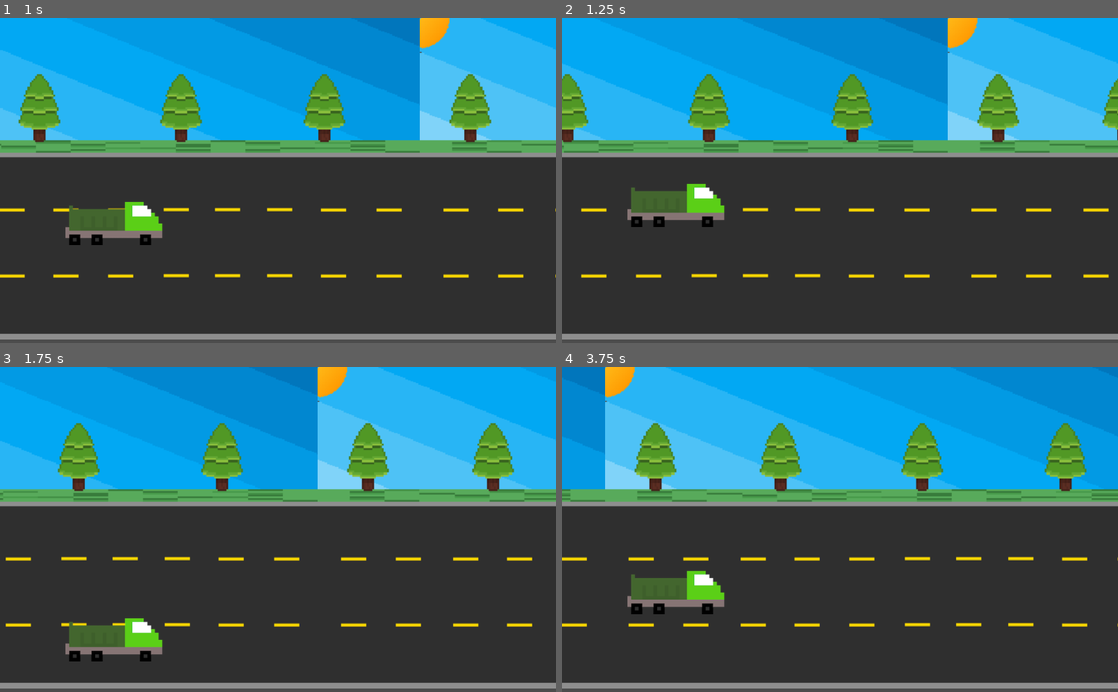
Above: before the commit, frames 1-4 (two rows, left to right).
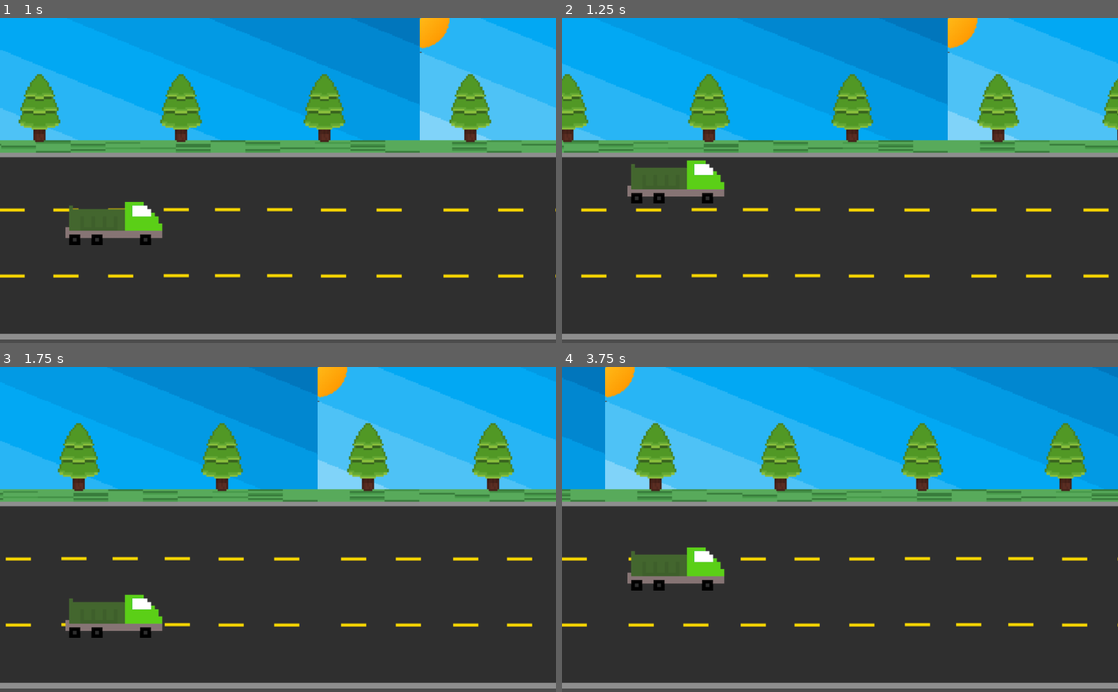
Above: after the commit, the same moments.

Repository: 2023M1T6-Inteli/grupo1
Game: Godot game, scene res://NodeRoad.tscn
Two runs of this game, one before a commit and one after it. Both use one fixed random seed, a clock stepped at 60 frames per second and the inputs below.
Inputs:
- Up to frame 1 (1 s): hold Up (ui_up) from 0.53 s (still down)
- Up to frame 2 (1.25 s): keep holding Up (ui_up)
- Up to frame 3 (1.75 s): release Up (ui_up) at 1.28 s; hold Down (ui_down) from 1.28 s (still down)
- Up to frame 4 (3.75 s): release Down (ui_down) at 2.03 s; hold Up (ui_up) 2.03-3.53 s; hold Down (ui_down) from 3.53 s (still down)

Frame 1 is identical in both runs. In frame 2, 2.8% of the frame differs, in the area x 11-30%, y 43-65%; in frame 3, 2.9%, in the area x 11-30%, y 70-91%; in frame 4, 2.9%.

Commit message:
fix broken bckg boundary

Diff:
--- a/src/JACQUIS/NodeRoad.tscn
+++ b/src/JACQUIS/NodeRoad.tscn
@@ -8,10 +8,10 @@
 [sub_resource type="GDScript" id=3]
 
 [sub_resource type="RectangleShape2D" id=1]
-extents = Vector2( 512, 152.625 )
+extents = Vector2( 512, 131 )
 
 [sub_resource type="RectangleShape2D" id=4]
-extents = Vector2( 513.75, 5.625 )
+extents = Vector2( 513.75, 6.125 )
 
 [sub_resource type="RectangleShape2D" id=2]
 extents = Vector2( 91.75, 41.5 )
@@ -37,11 +37,11 @@
 position = Vector2( 3, -5 )
 
 [node name="UpCollision" type="CollisionShape2D" parent="StaticBody2D"]
-position = Vector2( 504, 155.625 )
+position = Vector2( 504, 134 )
 shape = SubResource( 1 )
 
 [node name="CollisionShape2D" type="CollisionShape2D" parent="StaticBody2D"]
-position = Vector2( 510, 590.625 )
+position = Vector2( 510, 590.125 )
 shape = SubResource( 4 )
 
 [node name="Truck" type="KinematicBody2D" parent="."]
